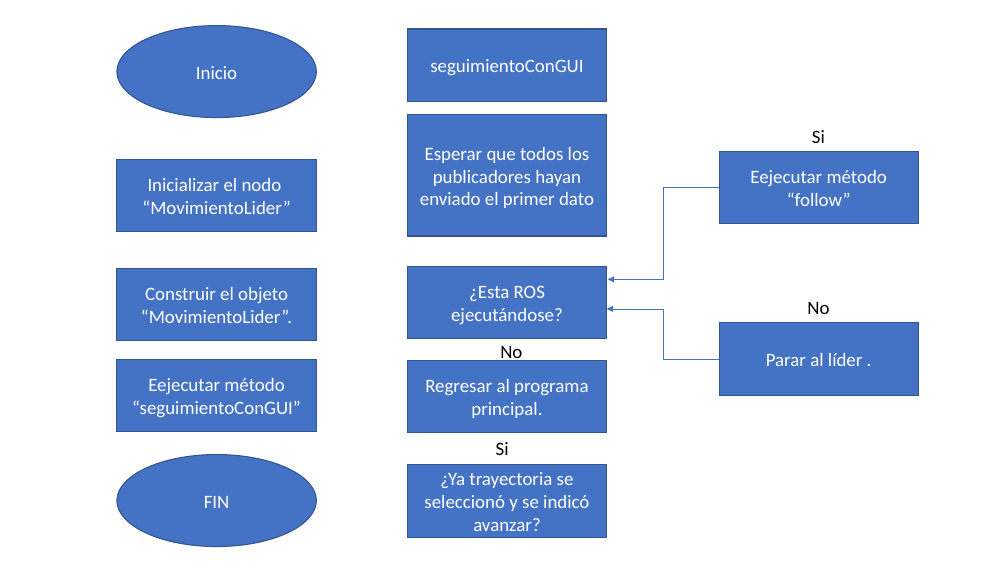
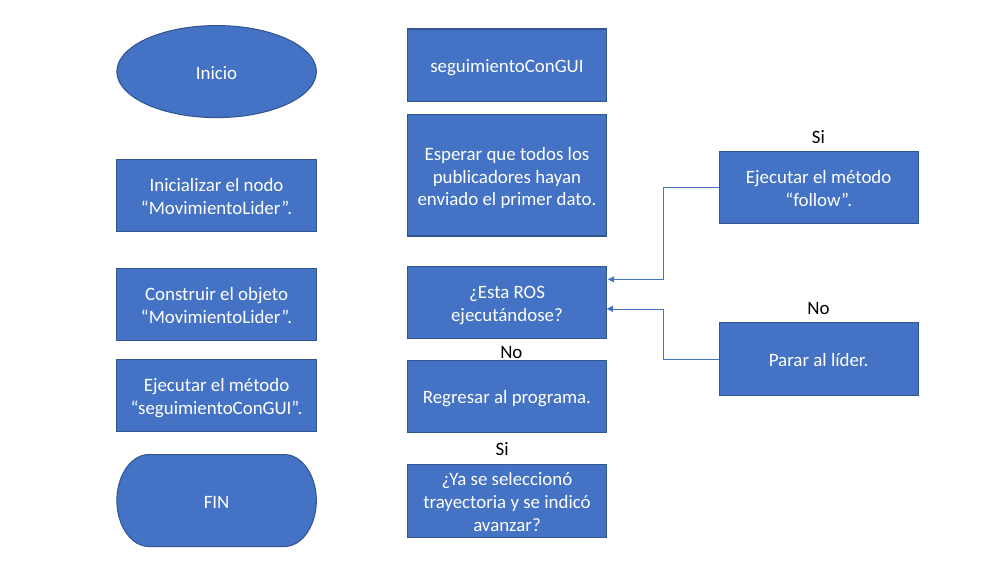
Before and after one commit to lfzarazuaa/Tesis_Lider_Seguidor, a slide deck: slide 4 of Diagramas_de_flujo.pptx. Drawn at 1008x567 pixels with LibreOffice and Linux fonts; fonts in the diff are those of the drawing. Boxes give left, top, right and bottom in pixels: in the first picture for what was removed or moved away, otherwise in the second. Text is boxed around its words. In the diff, an @@ line names an element or a change of style, - is before the commit and + after.

```diff
--- a/Diagramas_de_flujo.pptx
+++ b/Diagramas_de_flujo.pptx
@@ text in rectangle at <box>418,147,597,208</box>: text changed @@
-Esperar que todos los publicadores hayan enviado el primer dato
+Esperar que todos los publicadores hayan enviado el primer dato.
@@ text in rectangle at <box>141,178,292,214</box>: text changed @@
-Inicializar el nodo
-“MovimientoLider”
+Inicializar el nodo “MovimientoLider”.
@@ text in rectangle at <box>746,170,891,206</box>: text changed @@
-Eejecutar método “follow”
+Ejecutar el método “follow”.
@@ text in rectangle at <box>769,353,868,366</box>: spaces changed @@
-Parar al líder .
+Parar al líder.
@@ text in rectangle at <box>131,378,303,417</box>: text changed @@
-Eejecutar método “seguimientoConGUI”
+Ejecutar el método “seguimientoConGUI”.
@@ text in rectangle at <box>423,390,591,406</box>: text changed @@
-Regresar al programa principal.
+Regresar al programa.
@@ pill shape "FIN" at <box>117,454,317,547</box>: ellipse to pill shape @@
@@ text in rectangle at <box>423,472,590,531</box>: text changed @@
-¿Ya trayectoria se seleccionó y se indicó avanzar?
+¿Ya se seleccionó trayectoria y se indicó avanzar?
```
Also in this commit, not shown: 7 other slides changed, 6 slides added.
